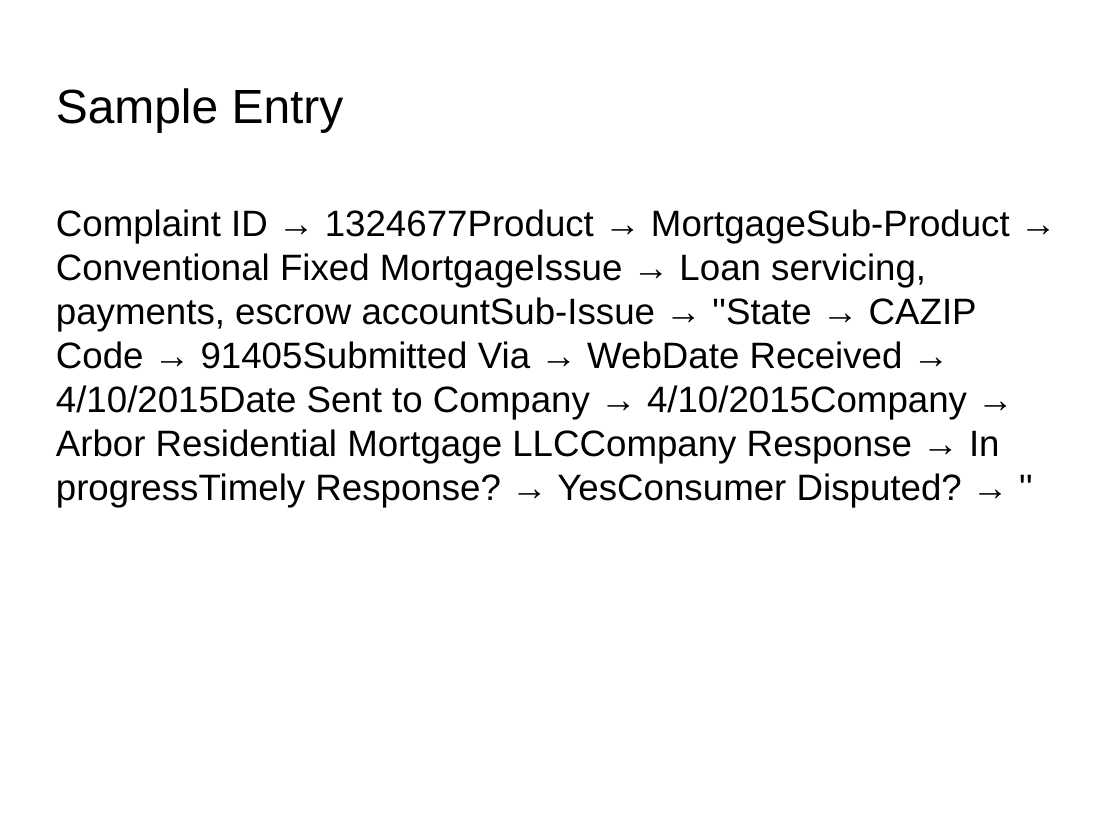
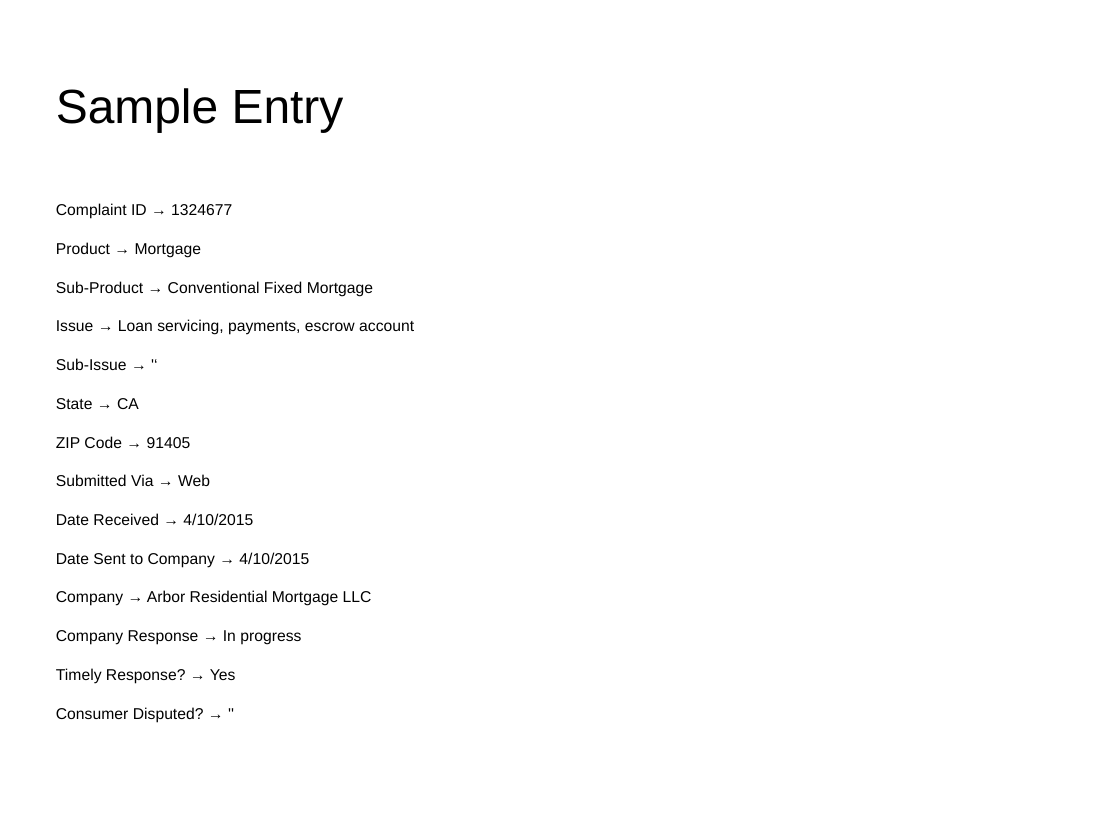
Before and after one commit to tawrahim/PCP_Final_Project, a slide deck: slide 3 of presentation.ppt. Drawn at 1120x840 pixels with LibreOffice and Linux fonts; fonts in the diff are those of the drawing; background and template pictures are left out. Boxes give left, top, right and bottom in pixels: in the first picture for what was removed or moved away, otherwise in the second. Text is boxed around its words. In the diff, an @@ line names an element or a change of style, - is before the commit and + after.

```diff
--- a/presentation.ppt
+++ b/presentation.ppt
@@ text at [56, 203, 414, 684]: text changed; size 26 to 11.1 pt @@
-Complaint ID → 1324677Product → MortgageSub-Product → Conventional Fixed MortgageIssue → Loan servicing, payments, escrow accountSub-Issue → ''State → CAZIP Code → 91405Submitted Via → WebDate Received → 4/10/2015Date Sent to Company → 4/10/2015Company → Arbor Residential Mortgage LLCCompany Response → In progressTimely Response? → YesConsumer Disputed? → ''
+Complaint ID → 1324677
+Product → Mortgage
+Sub-Product → Conventional Fixed Mortgage
+Issue → Loan servicing, payments, escrow account
+Sub-Issue → '‘
+State → CA
+ZIP Code → 91405
+Submitted Via → Web
+Date Received → 4/10/2015
+Date Sent to Company → 4/10/2015
+Company → Arbor Residential Mortgage LLC
+Company Response → In progress
+Timely Response? → Yes
+Consumer Disputed? → ''
```
Also in this commit, not shown: 10 other slides changed, 1 slide added, 3 other files.
